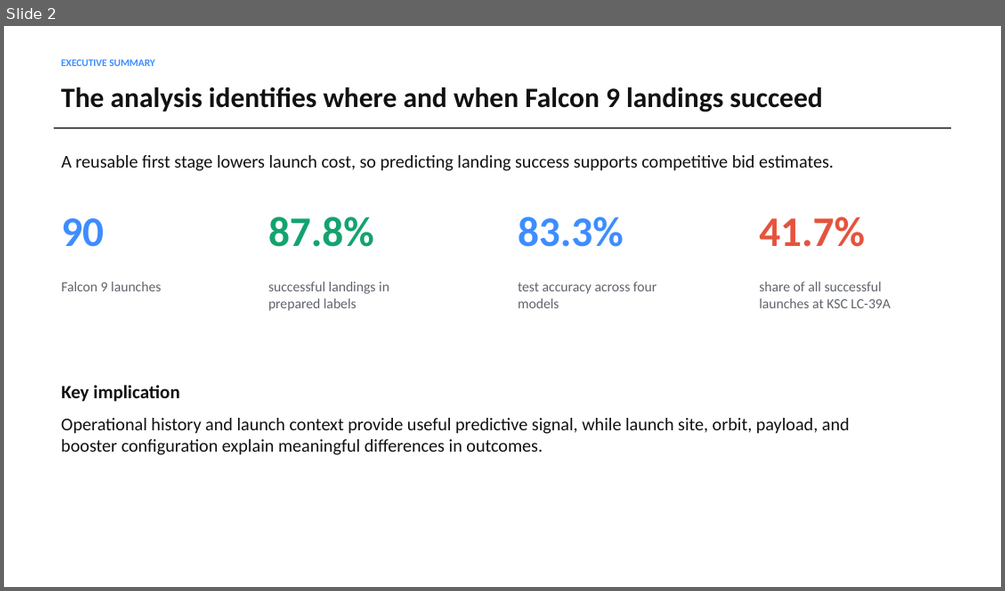
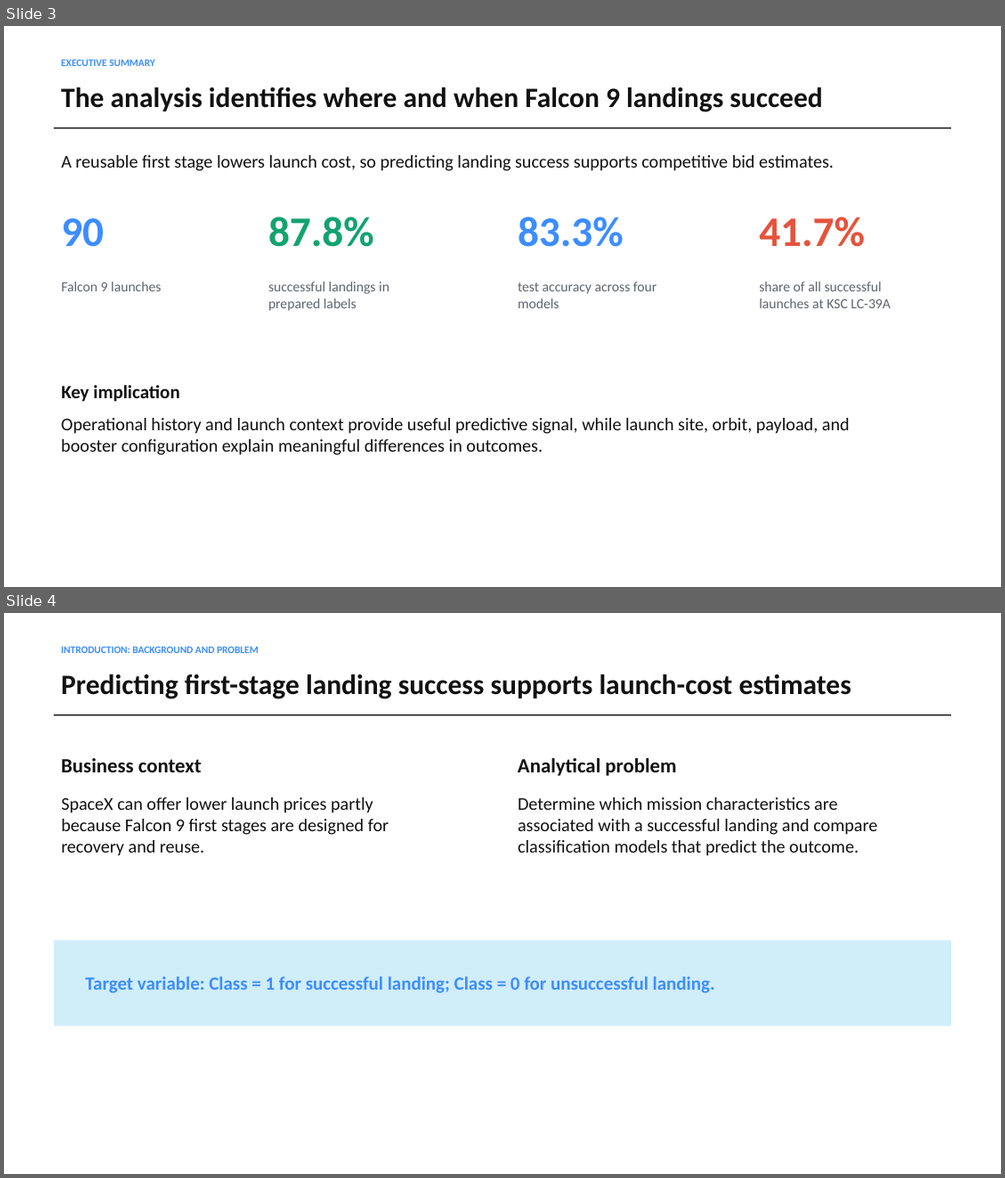
Before and after one commit to TristinWen/spacex-falcon9-landing-prediction, a slide deck: final-deliverables/SpaceX_Falcon9_Final_Presentation.pptx. Shown one above the other, each under a label of ours: slide 2 before the commit, slides 3 and 4 after it. The pictures are 1005x591 and 1005x1178 pixels, drawn with LibreOffice and Linux fonts; fonts in the diff are those of the drawing. Boxes give left, top, right and bottom in pixels: in the first picture for what was removed or moved away, otherwise in the second. Text is boxed around its words. In the diff, an @@ line names an element or a change of style, - is before the commit and + after.

```diff
--- a/final-deliverables/SpaceX_Falcon9_Final_Presentation.pptx
+++ b/final-deliverables/SpaceX_Falcon9_Final_Presentation.pptx
@@ slide 4 added at [4,613,1001,1174], background #FFFFFF @@
@@ text added at [61,646,259,653], 9.8 pt, text #3D8DFF, bold @@
+INTRODUCTION: BACKGROUND AND PROBLEM
@@ text added at [61,674,851,699], 27 pt, text #111111, bold @@
+Predicting first-stage landing success supports launch-cost estimates
@@ rectangle added at [54,714,952,715], fill #111111 @@
@@ text added at [61,758,202,772], 19.5 pt, text #111111, bold @@
+Business context
@@ text added at [518,758,676,776], 19.5 pt, text #111111, bold @@
+Analytical problem
@@ text added at [61,797,388,856], 17.2 pt, text #111111 @@
+SpaceX can offer lower launch prices partly because Falcon 9 first stages are designed for recovery and reuse.
@@ text added at [518,797,877,856], 17.2 pt, text #111111 @@
+Determine which mission characteristics are associated with a successful landing and compare classification models that predict the outcome.
@@ rectangle added at [54,941,952,1027], fill #D0EDFA @@
@@ text added at [85,976,715,993], 18 pt, text #3D8DFF, bold @@
+Target variable: Class = 1 for successful landing; Class = 0 for unsuccessful landing.
@@ what was slide 2 is now slide 3 @@
```
Also in this commit, not shown: 6 slides changed, 6 other slides added, 3 slides removed, 1 other file.
